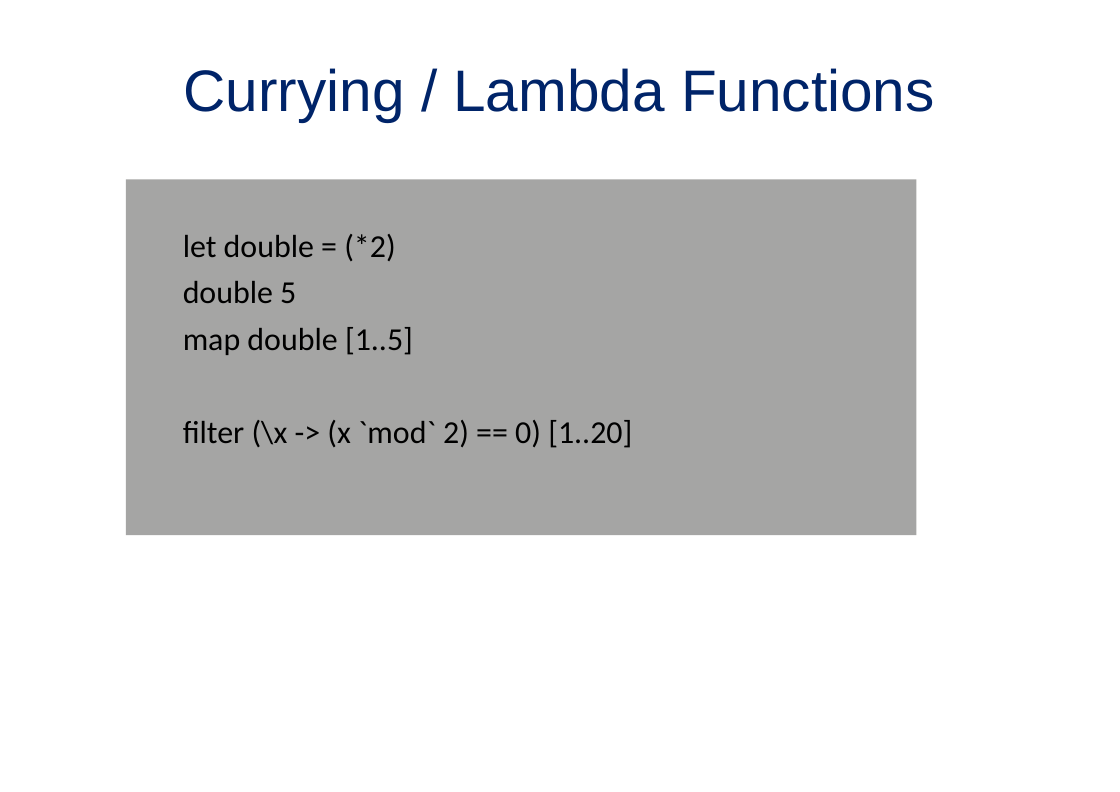
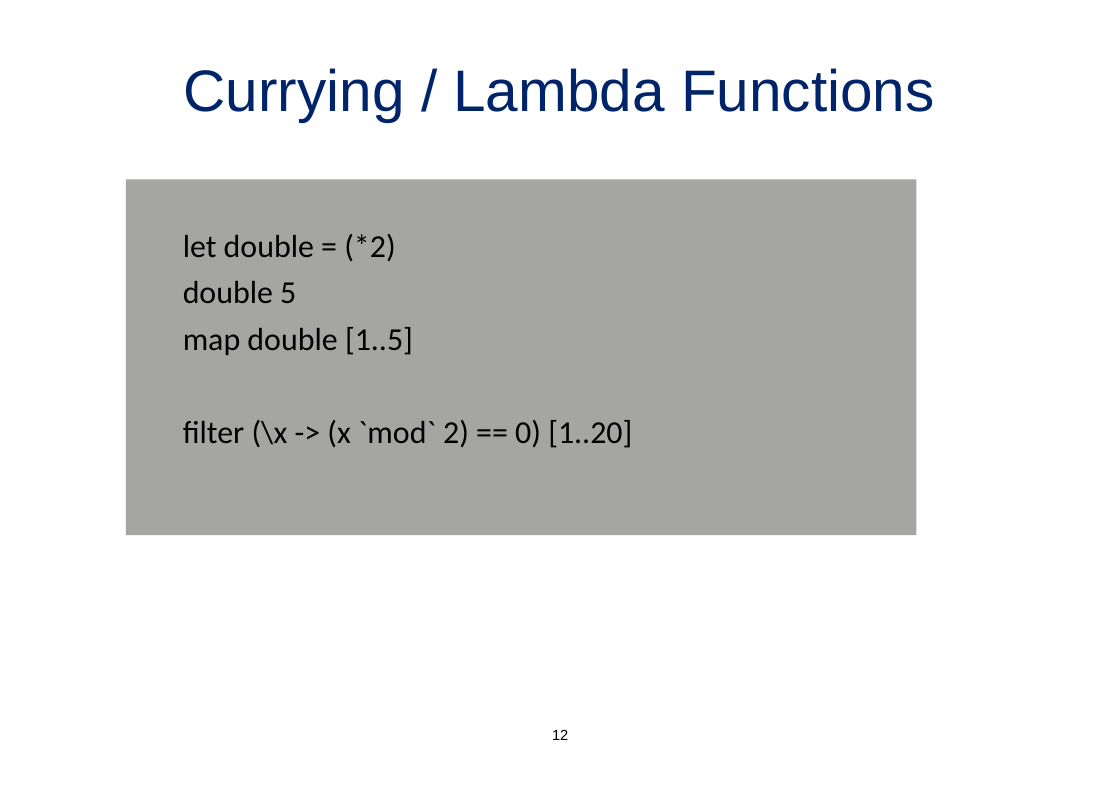
Before and after one commit to pavoni/fptalk, a slide deck: slide 12 of Functional Programming - a beginners experience - v0 52.ppt. Drawn at 1120x792 pixels with LibreOffice and Linux fonts; fonts in the diff are those of the drawing; background and template pictures are left out. Boxes give left, top, right and bottom in pixels: in the first picture for what was removed or moved away, otherwise in the second. Text is boxed around its words. In the diff, an @@ line names an element or a change of style, - is before the commit and + after.

```diff
--- a/Functional Programming - a beginners experience - v0 52.ppt
+++ b/Functional Programming - a beginners experience - v0 52.ppt
@@ page number at (552, 729, 568, 740): font Times New Roman to Arial, text colour #FFFFFF to #000000; indent changed @@
```
Also in this commit, not shown: 18 other slides changed, 1 slide added, 1 slide removed, 1 other file.
